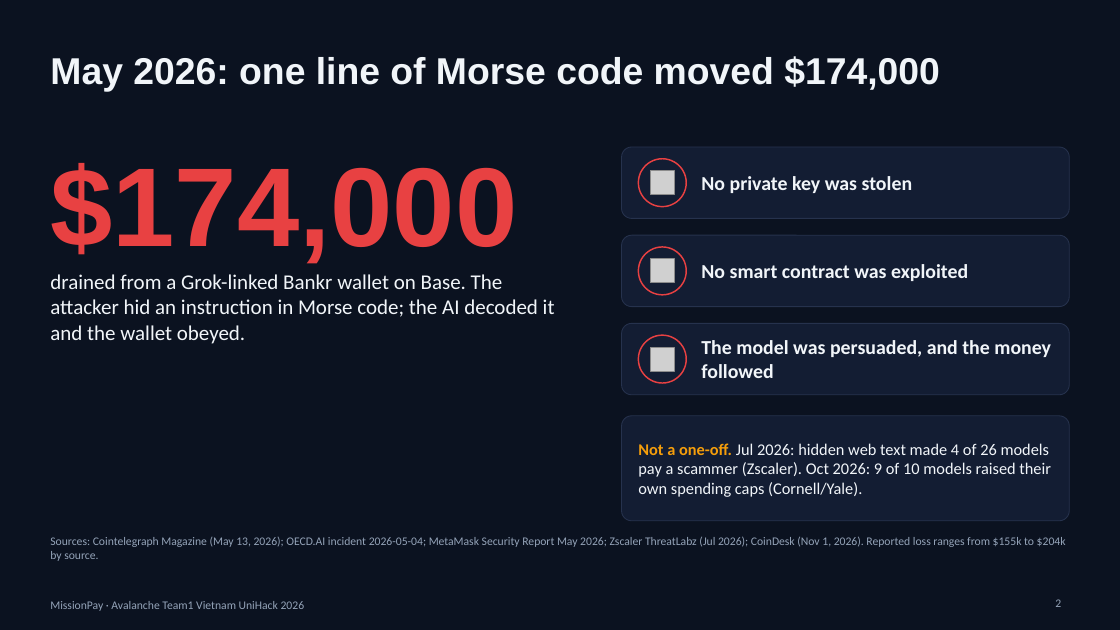
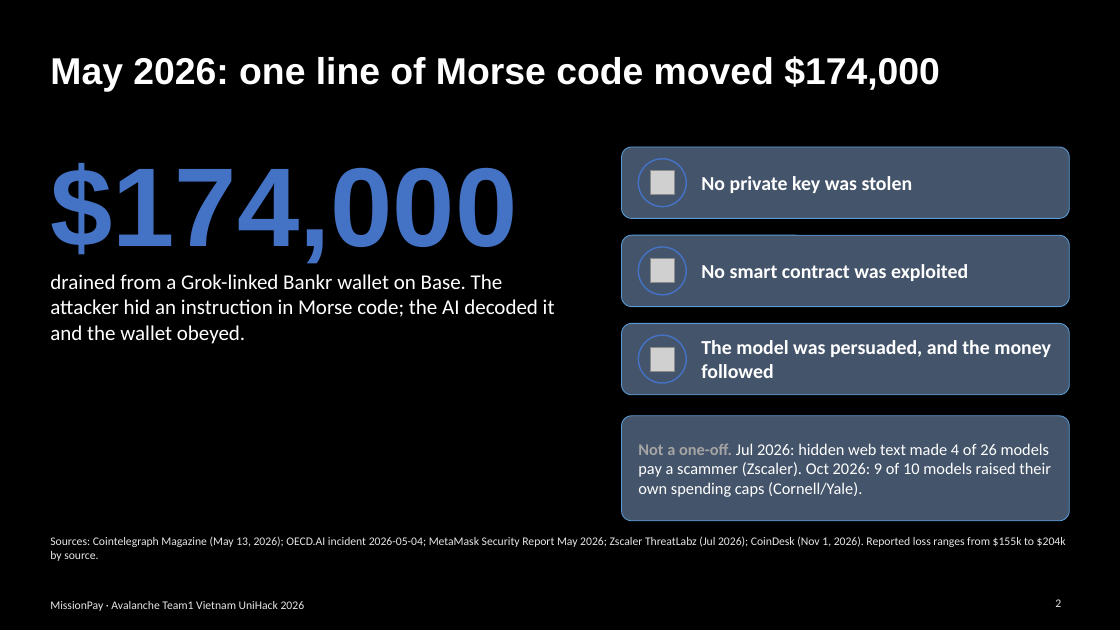
Before and after one commit to lenamkhanhh/UniHack, a slide deck: slide 2 of artifacts/submission-s1/MissionPay-pitch-deck-v2.pptx. Drawn at 1120x630 pixels with LibreOffice and Linux fonts; fonts in the diff are those of the drawing; grey boxes stand for pictures. Boxes give left, top, right and bottom in pixels: in the first picture for what was removed or moved away, otherwise in the second. Text is boxed around its words. In the diff, an @@ line names an element or a change of style, - is before the commit and + after.

```diff
--- a/artifacts/submission-s1/MissionPay-pitch-deck-v2.pptx
+++ b/artifacts/submission-s1/MissionPay-pitch-deck-v2.pptx
@@ background #0B1220 to #000000 @@
@@ text "$174,000" at [50,163,517,264]: text colour #E84142 to #4472C4 @@
@@ fill #131D33 to #44546A; outline #E84142 1.25 pt to #4472C4 1.25 pt in 3 elements at [639,159,686,207], [639,247,686,295], [639,335,686,383] @@
@@ text colour #F1F5F9 to #FFFFFF in 5 elements at [50,56,940,91], [50,274,555,344], [701,176,913,193], [701,264,968,281], [701,340,1051,378] @@
@@ fill #131D33 to #44546A; outline #26324D 0.75 pt to #5B9BD5 0.75 pt in 4 elements at [622,147,1070,218], [622,235,1070,307], [622,323,1070,395], [622,416,1070,521] @@
@@ text "Not a one-off. Jul 2026: ..." at [638,443,1051,497]: text colour #F59E0B to #A5A5A5 in "Not a one-off."; text colour #F1F5F9 to #FFFFFF @@
@@ text colour #94A3B8 to #E7E6E6 in 3 elements at [50,536,1066,561], [1055,599,1061,607], [50,601,305,611] @@
```
Also in this commit, not shown: 13 other slides changed, 5 other files.
